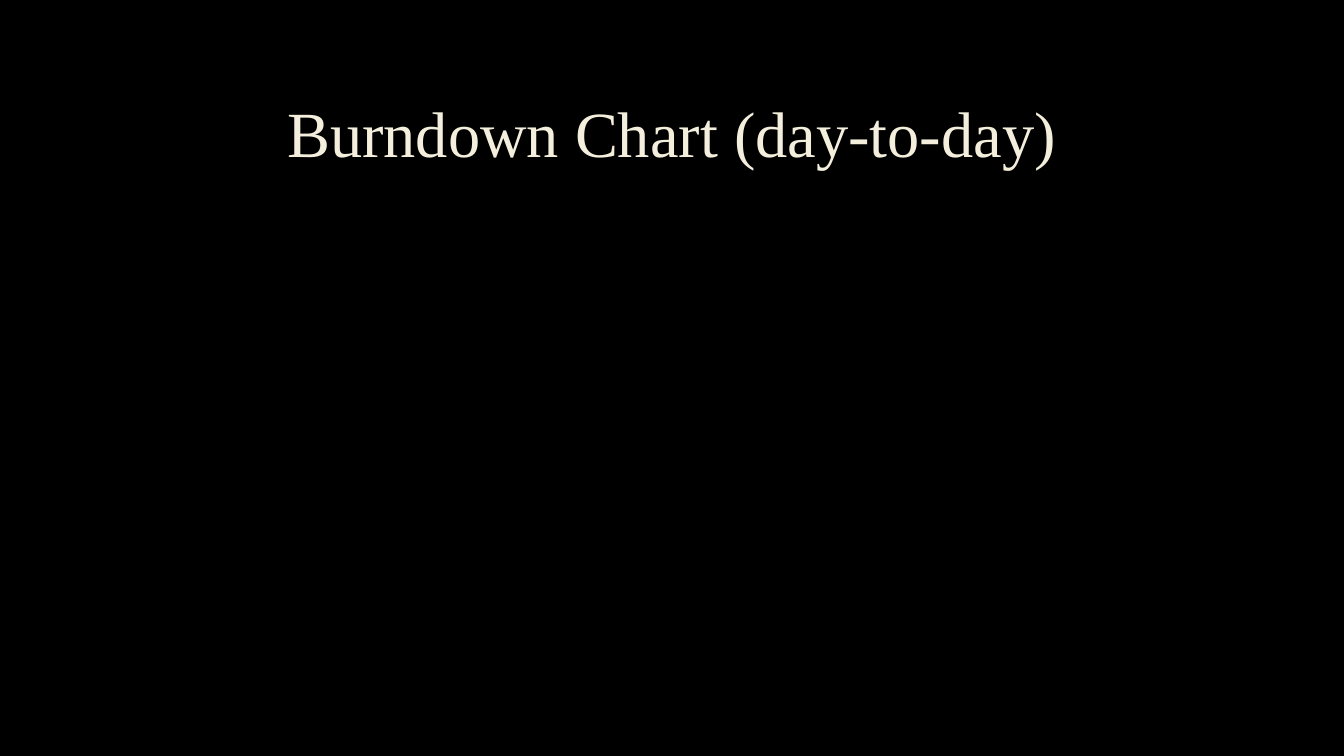
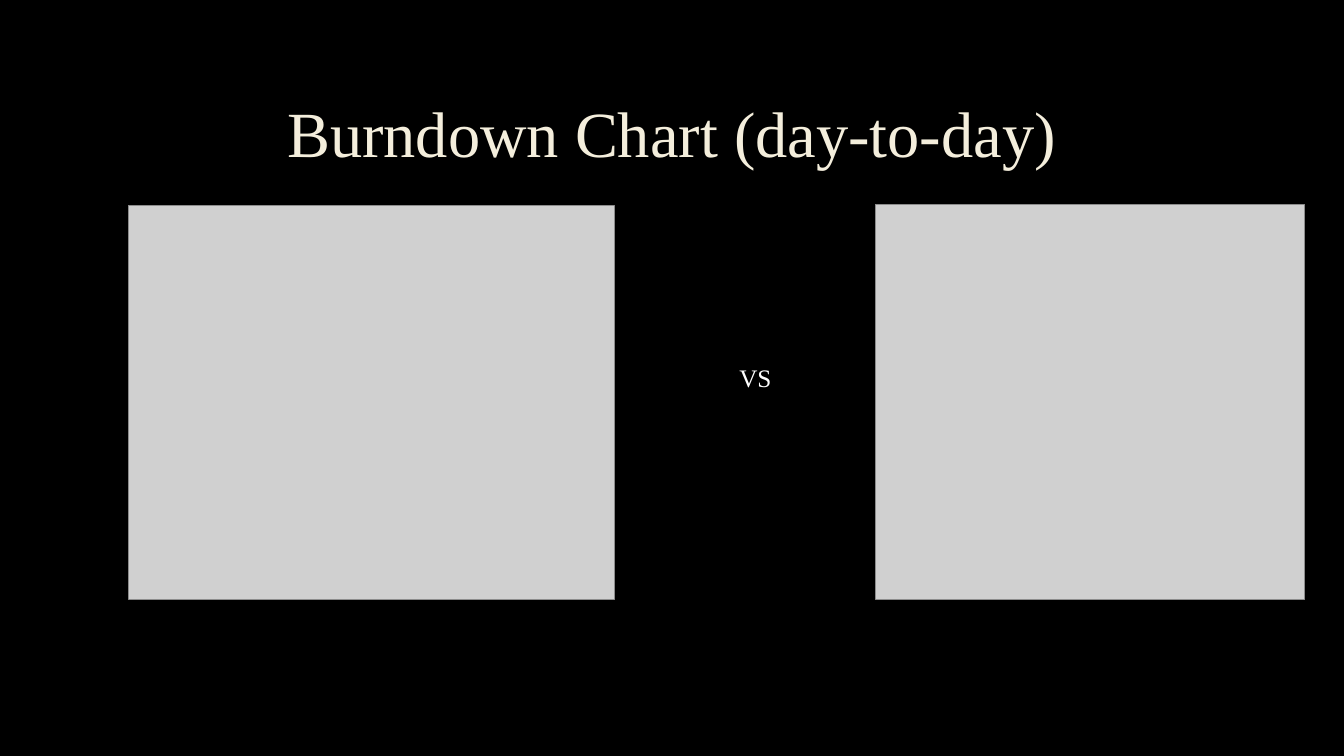
Before and after one commit to jordankeiller/AC31007-Coursework-Team-2, a slide deck: slide 6 of Sprint 2/Sprint_Review/Sprint 2 Review.pptx. Drawn at 1344x756 pixels with LibreOffice and Linux fonts; fonts in the diff are those of the drawing; grey boxes stand for pictures; background and template pictures are left out. Boxes give left, top, right and bottom in pixels: in the first picture for what was removed or moved away, otherwise in the second. Text is boxed around its words. In the diff, an @@ line names an element or a change of style, - is before the commit and + after.

```diff
--- a/Sprint 2/Sprint_Review/Sprint 2 Review.pptx
+++ b/Sprint 2/Sprint_Review/Sprint 2 Review.pptx
@@ picture added at box(129, 206, 615, 600) @@
@@ picture added at box(876, 205, 1306, 600) @@
@@ text added at box(739, 370, 771, 388), 18 pt, text #FFFFFF @@
+VS
```
Also in this commit, not shown: 2 other slides changed.
